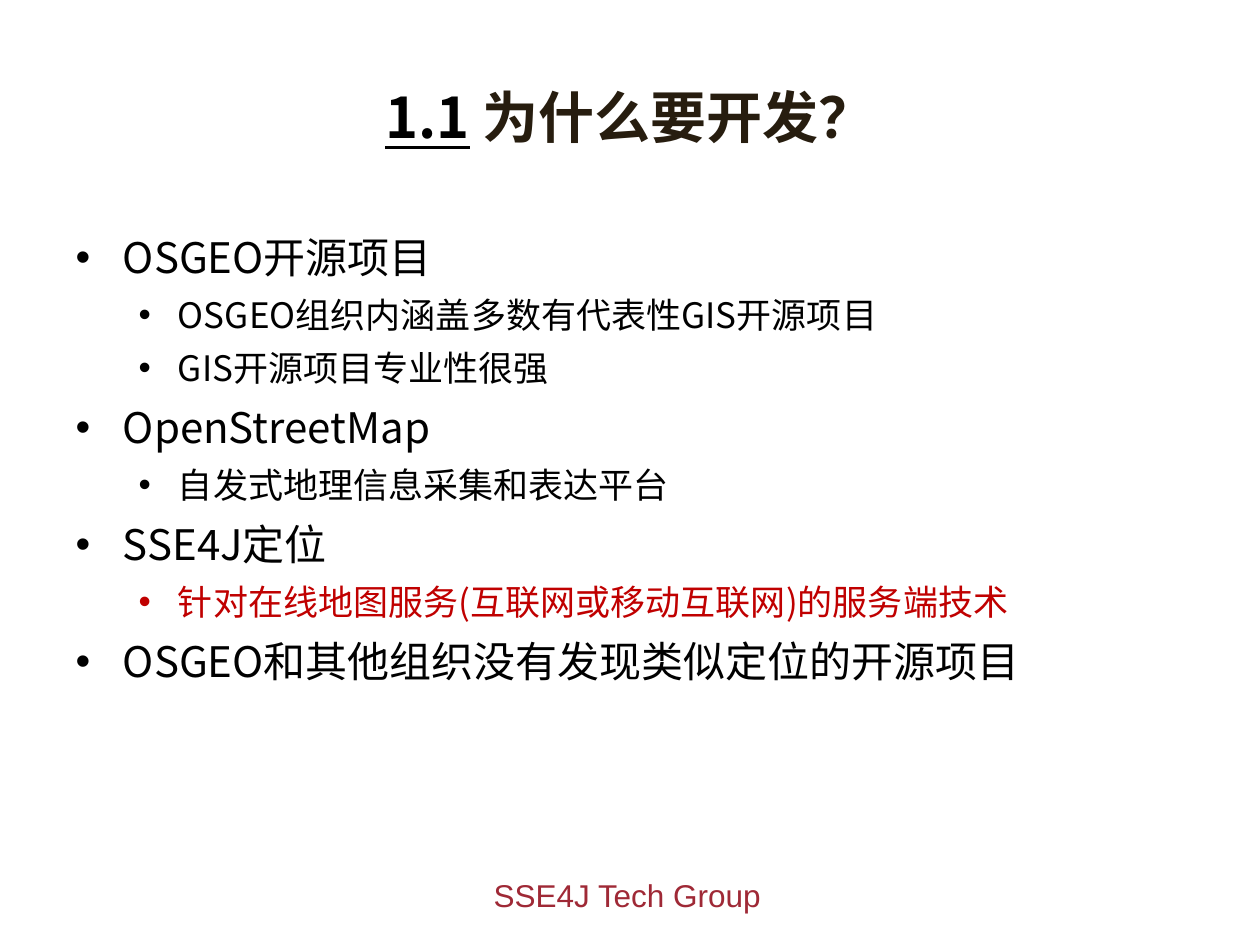
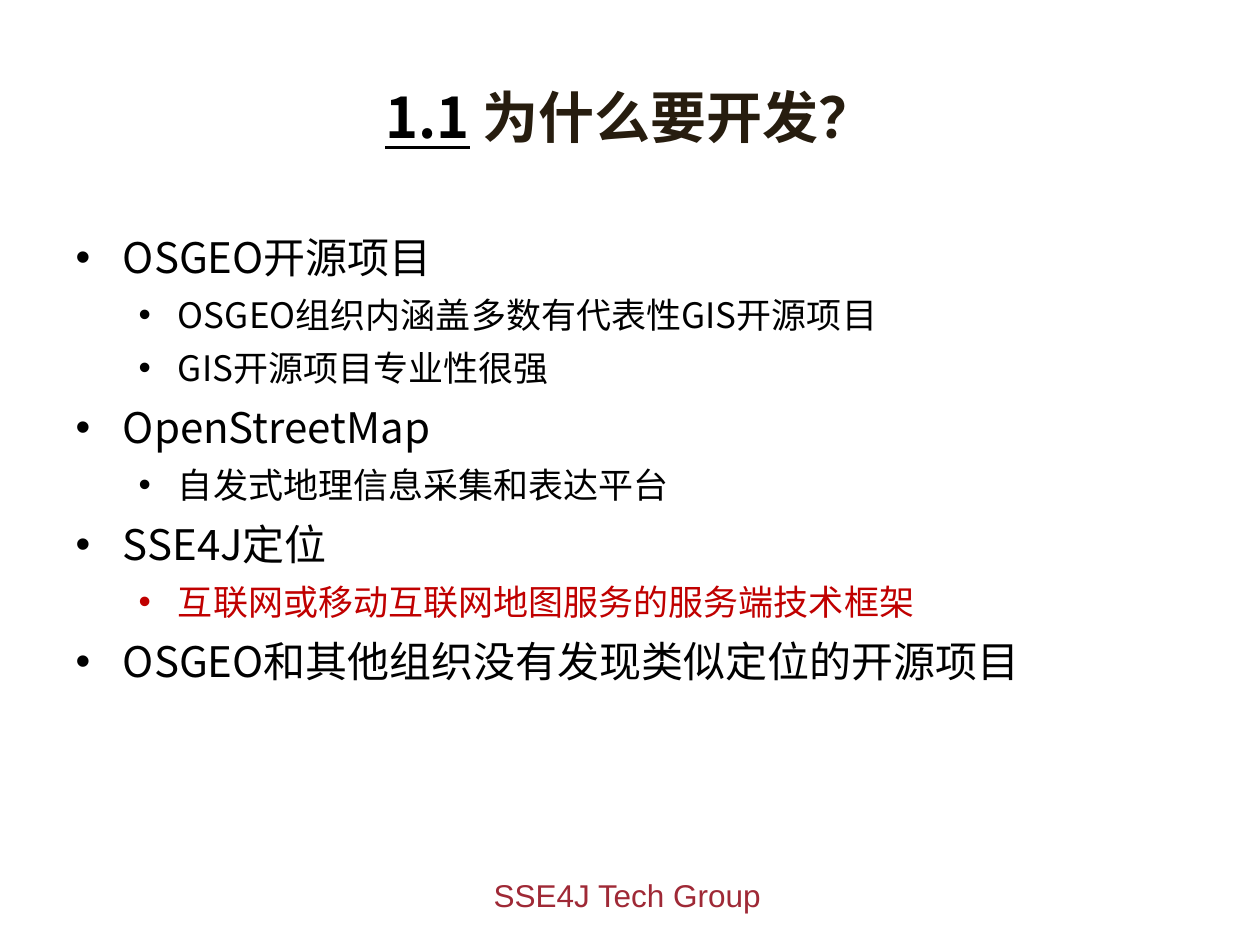
Before and after one commit to giszh86/sse4j, a slide deck: slide 3 of doc/sse4jt.pptx. Drawn at 1260x945 pixels with LibreOffice and Linux fonts; fonts in the diff are those of the drawing; background and template pictures are left out. Boxes give left, top, right and bottom in pixels: in the first picture for what was removed or moved away, otherwise in the second. Text is boxed around its words. In the diff, an @@ line names an element or a change of style, - is before the commit and + after.

```diff
--- a/doc/sse4jt.pptx
+++ b/doc/sse4jt.pptx
@@ text at [178,585,914,618]: text changed @@
-  • 针对在线地图服务(互联网或移动互联网)的服务端技术
+  • 互联网或移动互联网地图服务的服务端技术框架
```
Also in this commit, not shown: 1 other slide changed, 1 slide removed.
